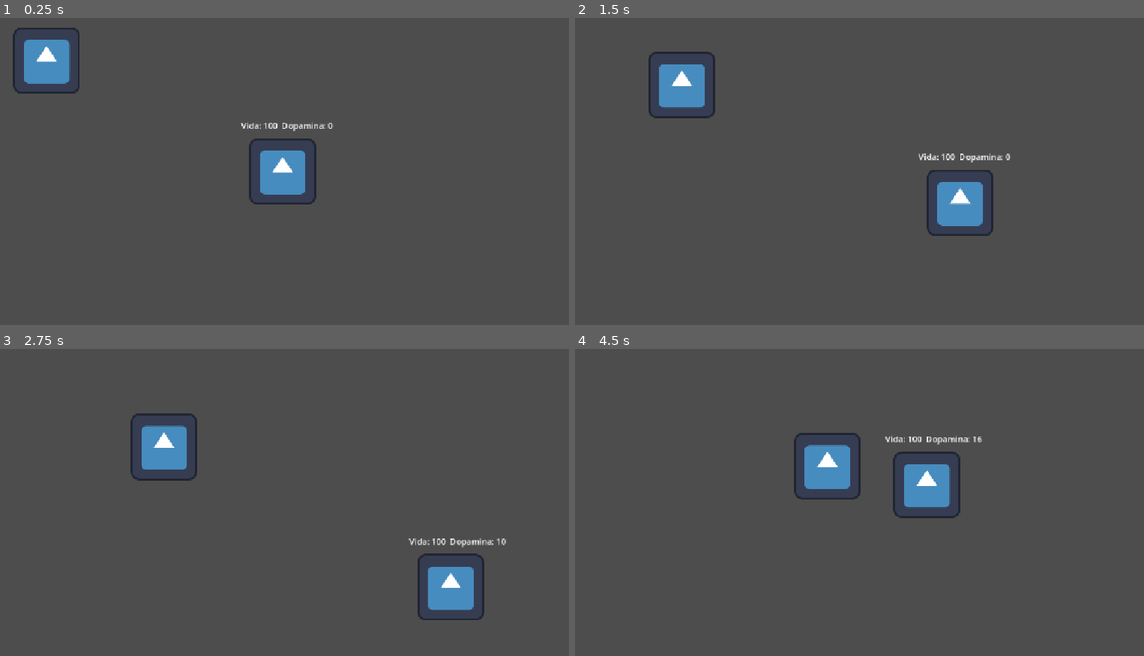
Above: before the commit, frames 1-4 (two rows, left to right).
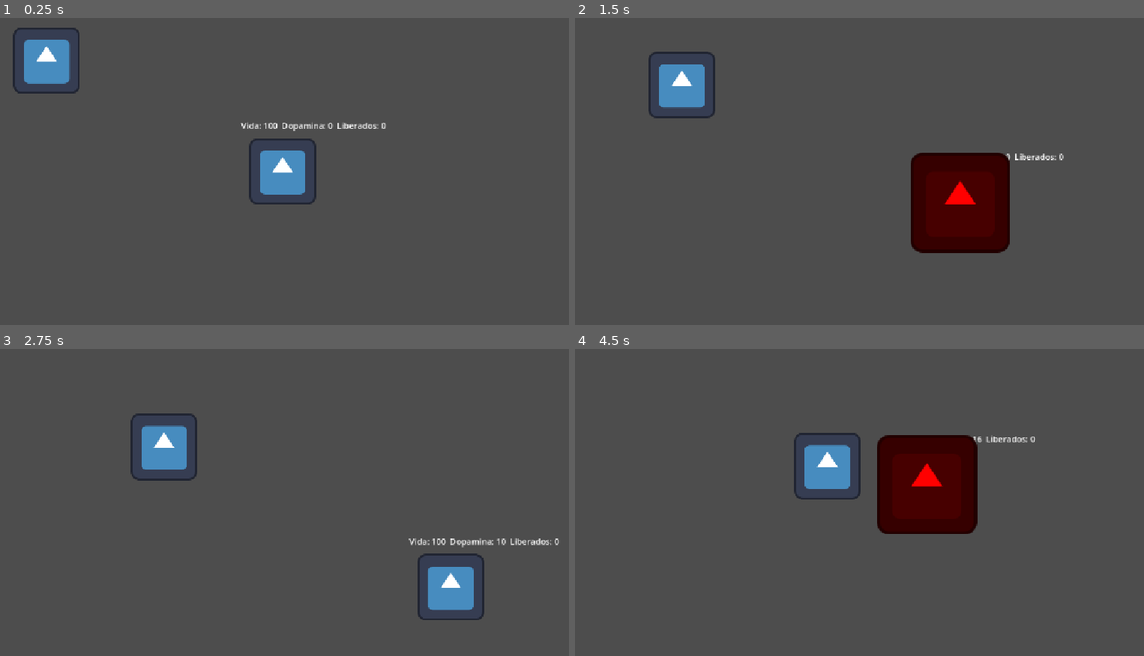
Above: after the commit, the same moments.

Repository: Moon-collab1/Brainrot-Breakout
Game: Godot game, scene res://node_2d.tscn
Two runs of this game, one before a commit and one after it. Both use one fixed random seed, a clock stepped at 60 frames per second and the inputs below. The project has no main scene, so this scene is started directly. The engine's default icon, where the game draws it, is replaced by a stand-in: a white triangle on a blue panel in a dark square.
Inputs:
- Up to frame 1 (0.25 s): no input
- Up to frame 2 (1.5 s): tap Enter (ui_accept) at 0.5, 0.77 s; hold Right (ui_right) 0.53-1.28 s; tap X (cachetada, bound only after the commit) at 0.6, 1.35 s; hold Down (ui_down) from 1.28 s (still down)
- Up to frame 3 (2.75 s): tap Enter (ui_accept) at 1.52 s; release Down (ui_down) at 2.03 s; hold Right (ui_right) from 2.03 s (still down); tap X (cachetada, bound only after the commit) at 2.1 s
- Up to frame 4 (4.5 s): release Right (ui_right) at 2.78 s; hold Up (ui_up) 2.78-3.53 s; tap X (cachetada, bound only after the commit) at 2.85, 3.6, 4.35 s; tap Enter (ui_accept) at 3.02, 3.77 s; hold Left (ui_left) from 3.53 s (still down)

The runs differ from the first frame. In frame 1, 0.1% of the frame differs, in the area x 59-68%, y 34-37%; in frame 2, 5.7%, in the area x 59-86%, y 43-77%; in frame 3, 0.1%; in frame 4, 5.7%.

Commit message:
agregue la cachetada que libera a los zombis

Diff:
--- a/jugador.gd
+++ b/jugador.gd
@@ -4,6 +4,8 @@
 var cel_abierto = false
 var vida = 100.0
 var dopa = 0.0
+var enfria = 0.0
+var libres = 0
 
 func _physics_process(delta):
 	var dir = Input.get_vector("ui_left", "ui_right", "ui_up", "ui_down")
@@ -19,6 +21,11 @@
 	else:
 		dopa -= 2 * delta
 
+	enfria -= delta
+	if Input.is_action_just_pressed("cachetada") and enfria <= 0.0:
+		enfria = 0.4
+		dar_cachetada()
+
 	vida = clamp(vida, 0.0, 100.0)
 	dopa = clamp(dopa, 0.0, 100.0)
 
@@ -30,7 +37,16 @@
 		print("Perdiste por vida")
 		get_tree().reload_current_scene()
 
-	$Info.text = "Vida: " + str(int(vida)) + "  Dopamina: " + str(int(dopa))
+	$Info.text = "Vida: " + str(int(vida)) + "  Dopamina: " + str(int(dopa)) + "  Liberados: " + str(libres)
 
 	velocity = dir * vel_act
 	move_and_slide()
+
+func dar_cachetada():
+	$Golpe/Dibujo.visible = true
+	for cuerpo in $Golpe.get_overlapping_bodies():
+		if cuerpo.is_in_group("zombis"):
+			cuerpo.liberar()
+			libres += 1
+	await get_tree().create_timer(0.15).timeout
+	$Golpe/Dibujo.visible = false
--- a/node_2d.tscn
+++ b/node_2d.tscn
@@ -5,6 +5,8 @@
 [ext_resource type="PackedScene" uid="uid://b2xwgo0ibe320" path="res://zombi.tscn" id="3_epypp"]
 
 [sub_resource type="CircleShape2D" id="CircleShape2D_0e48y"]
+
+[sub_resource type="CircleShape2D" id="CircleShape2D_awwja"]
 
 [node name="Node2D" type="Node2D" unique_id=231189956]
 
@@ -24,5 +26,16 @@
 offset_right = -40.0
 offset_bottom = -77.0
 
+[node name="Golpe" type="Area2D" parent="Jugador" unique_id=1950159947]
+
+[node name="CollisionShape2D" type="CollisionShape2D" parent="Jugador/Golpe" unique_id=554361432]
+shape = SubResource("CircleShape2D_awwja")
+
+[node name="Dibujo" type="Sprite2D" parent="Jugador/Golpe" unique_id=1062767177]
+visible = false
+modulate = Color(1, 0, 0, 1)
+scale = Vector2(1.5, 1.5)
+texture = ExtResource("2_0e48y")
+
 [node name="Zombi" parent="." unique_id=702352168 instance=ExtResource("3_epypp")]
 position = Vector2(100, 100)
--- a/project.godot
+++ b/project.godot
@@ -19,6 +19,14 @@
 window/stretch/mode="canvas_items"
 window/stretch/aspect="expand"
 
+[input]
+
+cachetada={
+"deadzone": 0.2,
+"events": [Object(InputEventKey,"resource_local_to_scene":false,"resource_name":"","device":-1,"window_id":0,"alt_pressed":false,"shift_pressed":false,"ctrl_pressed":false,"meta_pressed":false,"pressed":false,"keycode":0,"physical_keycode":88,"key_label":0,"unicode":120,"location":0,"echo":false,"script":null)
+]
+}
+
 [physics]
 
 3d/physics_engine="Jolt Physics"
--- a/zombi.gd
+++ b/zombi.gd
@@ -2,6 +2,12 @@
 
 var vel_z = 100.0
 var dano = 10.0
+
+func _ready():
+	add_to_group("zombis")
+
+func liberar():
+	queue_free()
 
 func _physics_process(delta):
 	var jug = get_parent().get_node("Jugador")
